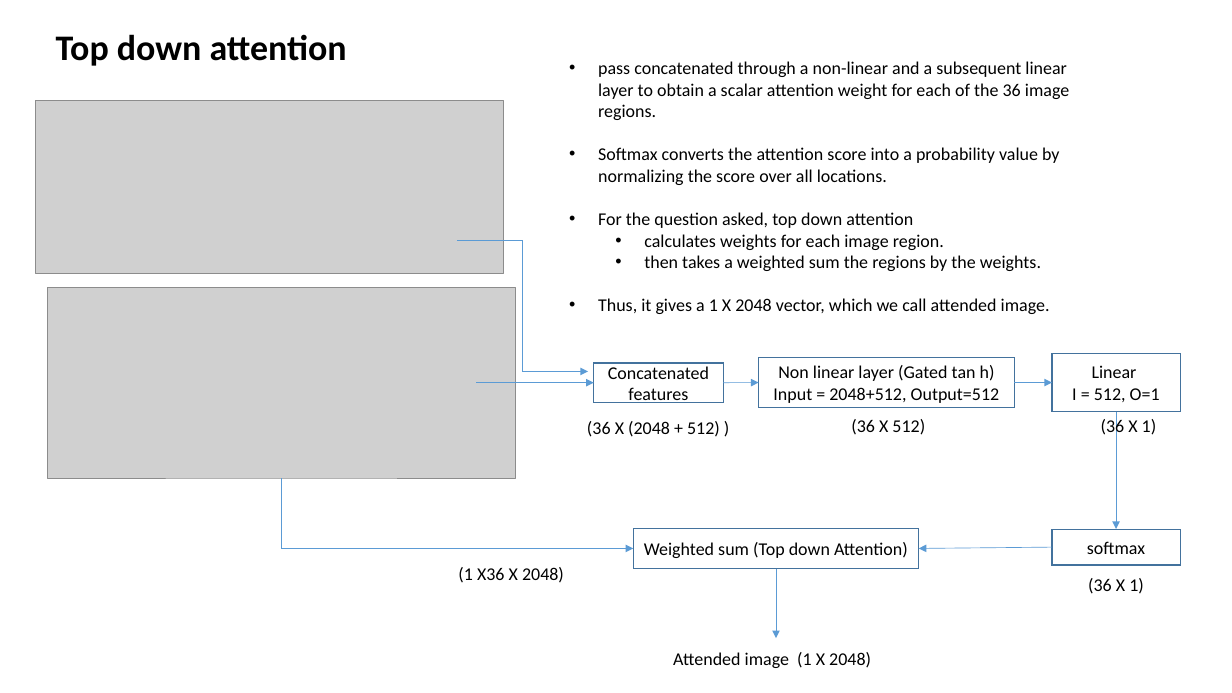
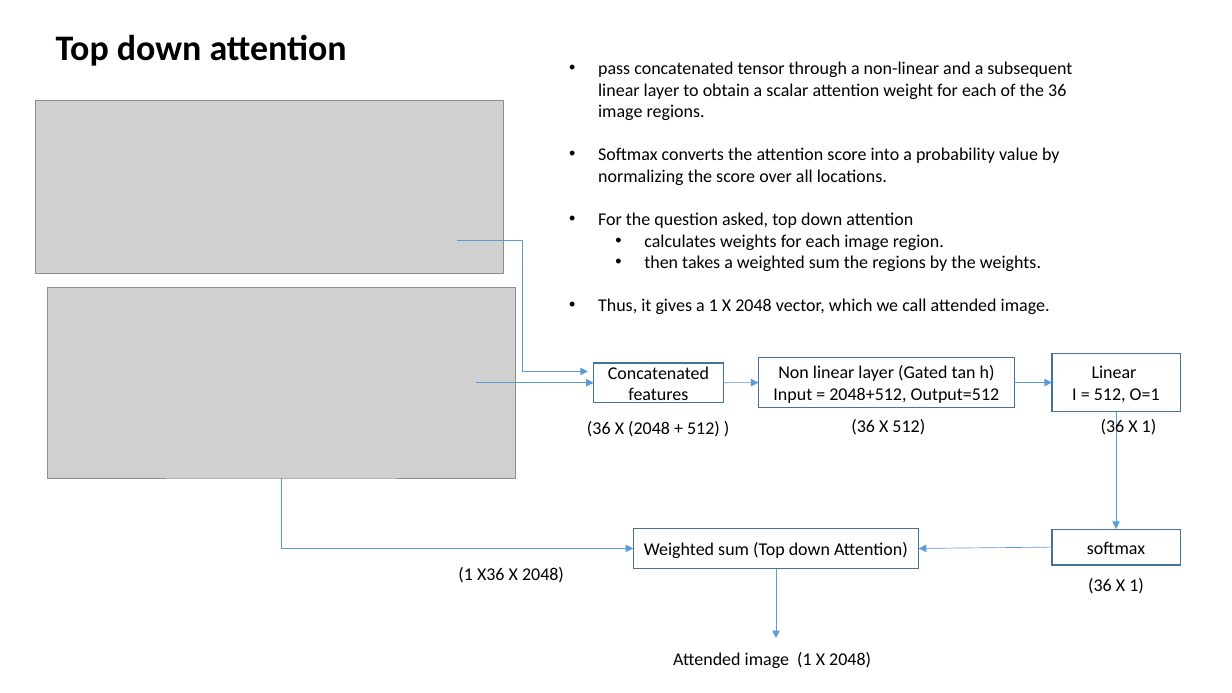
Before and after one commit to HarishMashetty/VisualQuestionAnswering, a slide deck: slide 9 of Project Proposal/VQA presentation.pptx (slide 8 before the commit). Drawn at 1232x693 pixels with LibreOffice and Linux fonts; fonts in the diff are those of the drawing; grey boxes stand for pictures. Boxes give left, top, right and bottom in pixels: in the first picture for what was removed or moved away, otherwise in the second. Text is boxed around its words. In the diff, an @@ line names an element or a change of style, - is before the commit and + after.

```diff
--- a/Project Proposal/VQA presentation.pptx
+++ b/Project Proposal/VQA presentation.pptx
@@ text at [598,61,1072,120]: text changed @@
-• pass concatenated through a non-linear and a subsequent linear layer to obtain a scalar attention weight for each of the 36 image regions.
+• pass concatenated tensor through a non-linear and a subsequent linear layer to obtain a scalar attention weight for each of the 36 image regions.
```
Also in this commit, not shown: 5 other slides changed, 2 slides added, 3 other files.
